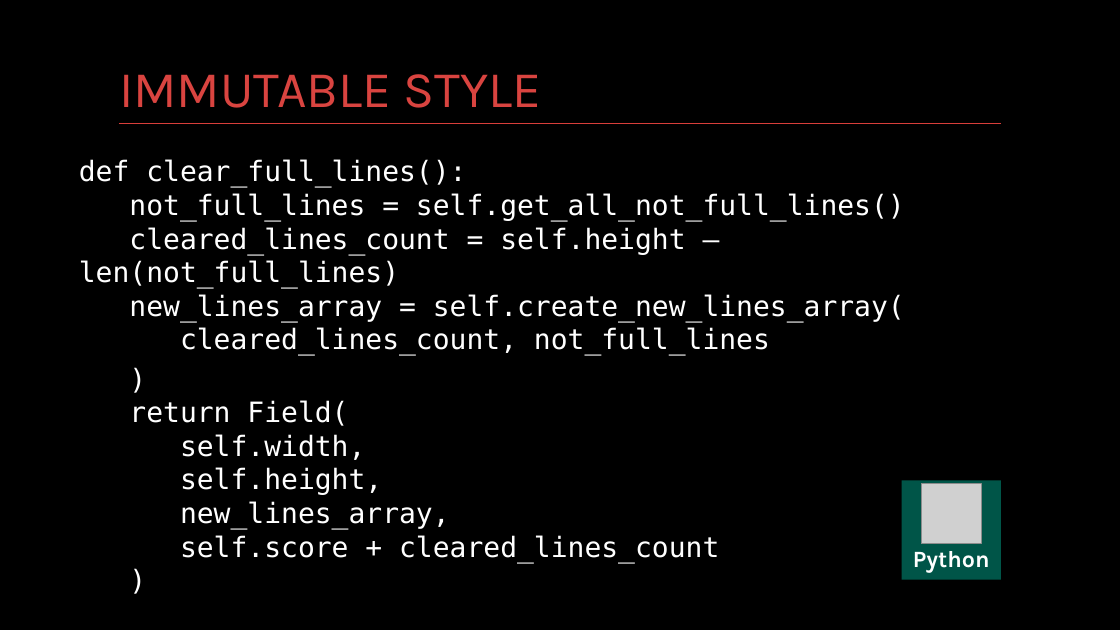
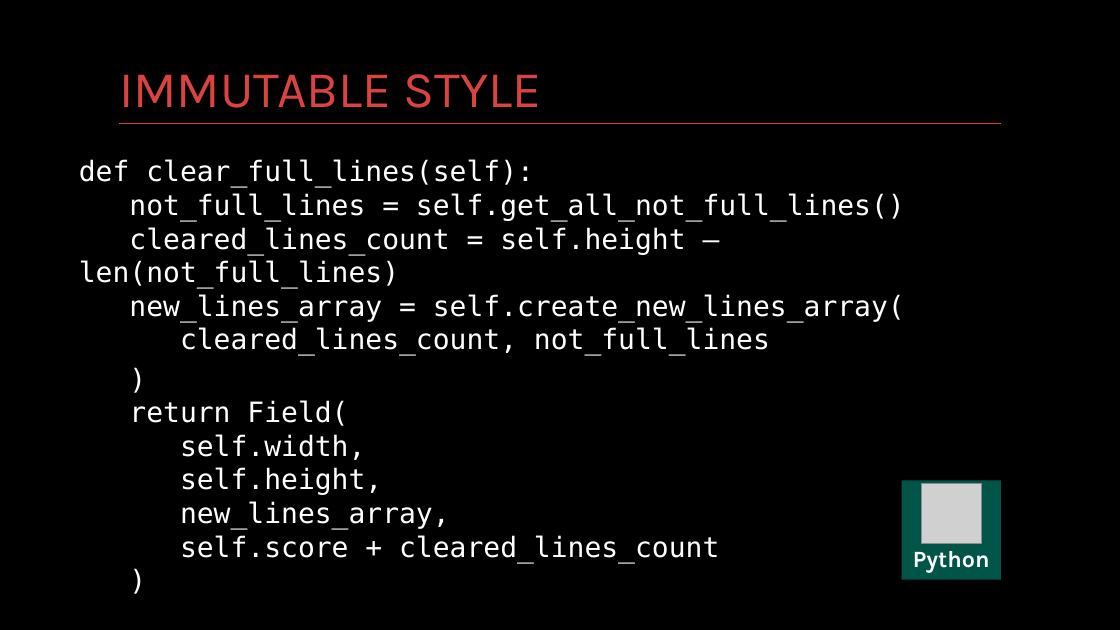
Before and after one commit to kontur-courses/clean-code, a slide deck: slide 60 of clean-code-black.pptx. Drawn at 1120x630 pixels with LibreOffice and Linux fonts; fonts in the diff are those of the drawing; grey boxes stand for pictures. Boxes give left, top, right and bottom in pixels: in the first picture for what was removed or moved away, otherwise in the second. Text is boxed around its words. In the diff, an @@ line names an element or a change of style, - is before the commit and + after.

```diff
--- a/clean-code-black.pptx
+++ b/clean-code-black.pptx
@@ text at <box>79,159,905,356</box>: text changed @@
-def clear_full_lines():
-not_full_lines = self.get_all_not_full_lines()
-cleared_lines_count = self.height – len(not_full_lines)
-new_lines_array = self.create_new_lines_array(
-cleared_lines_count, not_full_lines
+def clear_full_lines(self):
+not_full_lines = self.get_all_not_full_lines()
+cleared_lines_count = self.height – len(not_full_lines)
+new_lines_array = self.create_new_lines_array(
+cleared_lines_count, not_full_lines
```
Also in this commit, not shown: 2 other slides changed, 2 other files.
